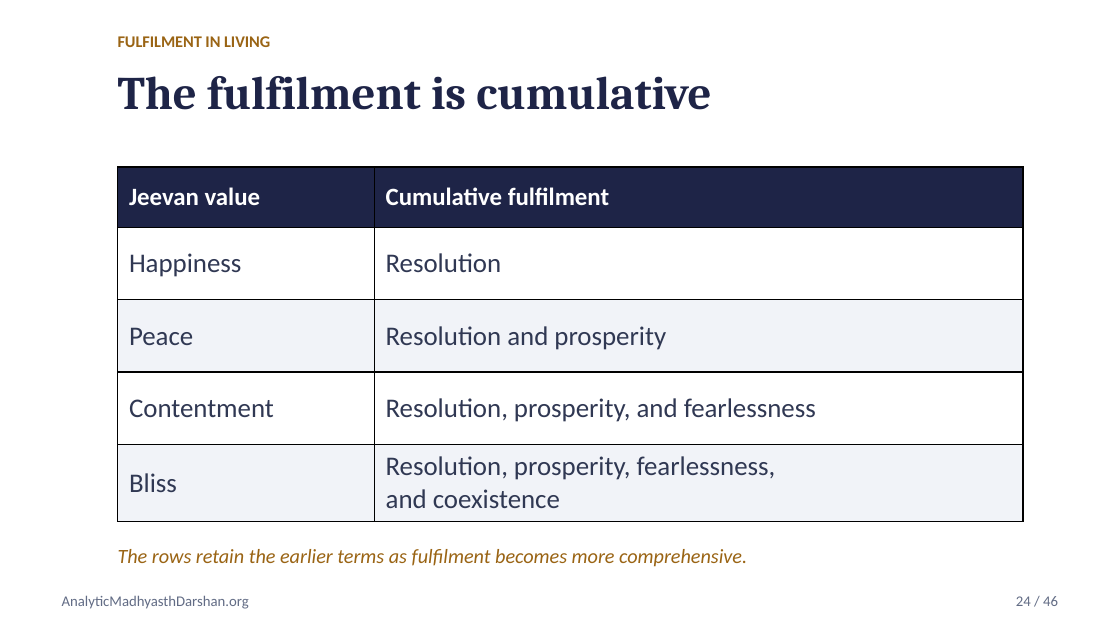
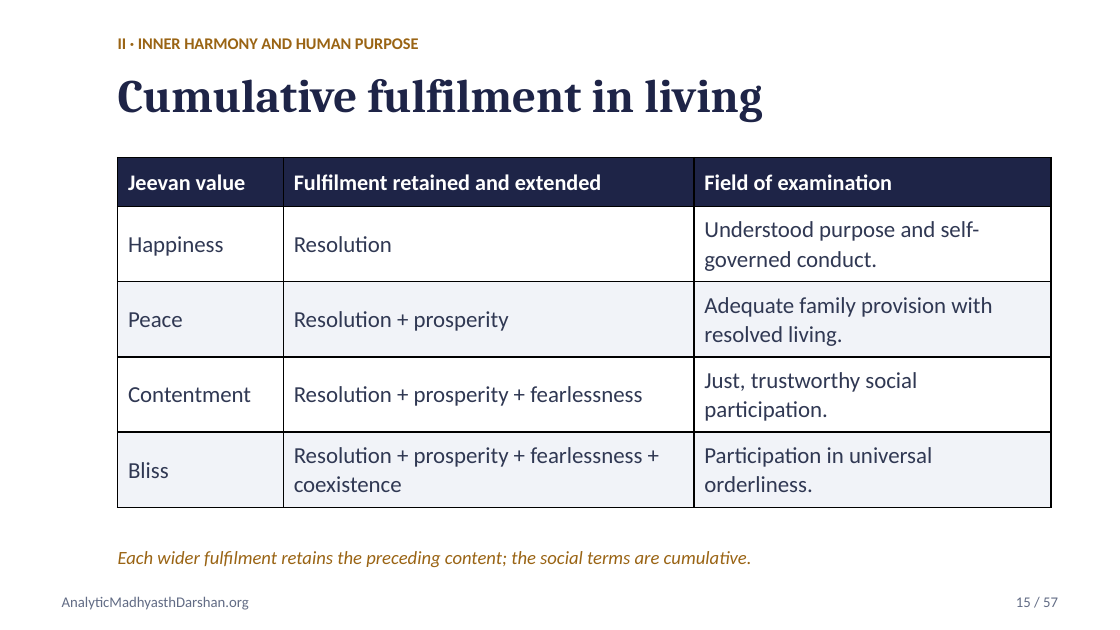
Before and after one commit to raghavamohan/AnalyticMadhyasthDarshan, a slide deck: slide 15 of Studies/Axiology-Value-Theory/Axiology-Value-Theory-Madhyasth-Darshan.pptx (slide 24 before the commit). Drawn at 1120x630 pixels with LibreOffice and Linux fonts; fonts in the diff are those of the drawing. Boxes give left, top, right and bottom in pixels: in the first picture for what was removed or moved away, otherwise in the second. Text is boxed around its words. In the diff, an @@ line names an element or a change of style, - is before the commit and + after.

```diff
--- a/Studies/Axiology-Value-Theory/Axiology-Value-Theory-Madhyasth-Darshan.pptx
+++ b/Studies/Axiology-Value-Theory/Axiology-Value-Theory-Madhyasth-Darshan.pptx
@@ text "Cumulative fulfilment in living" at [118,79,762,122]: vertical alignment top to middle @@
@@ text added at [118,38,419,49], 10.5 pt, text #9A6414, bold @@
+II · INNER HARMONY AND HUMAN PURPOSE
@@ text at [118,79,762,122]: text changed; size 10.5 to 30 pt; font Calibri to Cambria; text colour #9A6414 to #1E2447 @@
-FULFILMENT IN LIVING
+Cumulative fulfilment in living
@@ text removed at [118,76,711,110] @@
-The fulfilment is cumulative
@@ table at [118,158,1052,507] @@
-column 2: Cumulative fulfilment | Resolution | Resolution and prosperity | Resolution, prosperity, and fearlessness | Resolution, prosperity, fearlessness, / and coexistence
+column 2: Fulfilment retained and extended | Resolution | Resolution + prosperity | Resolution + prosperity + fearlessness | Resolution + prosperity + fearlessness + coexistence
+column 3: Field of examination | Understood purpose and self-governed conduct. | Adequate family provision with resolved living. | Just, trustworthy social participation. | Participation in universal orderliness.
@@ table: place and size @@
-table at [118,167,1023,516]
+table at [118,158,1052,507]
@@ text at [118,551,752,567]: text changed; size 13 to 12 pt @@
-The rows retain the earlier terms as fulfilment becomes more comprehensive.
+Each wider fulfilment retains the preceding content; the social terms are cumulative.
@@ text at [1016,597,1058,607]: text changed @@
-24 / 46
+15 / 57
```
Also in this commit, not shown: 18 other slides changed, 38 slides added, 27 slides removed, 1 other file.
